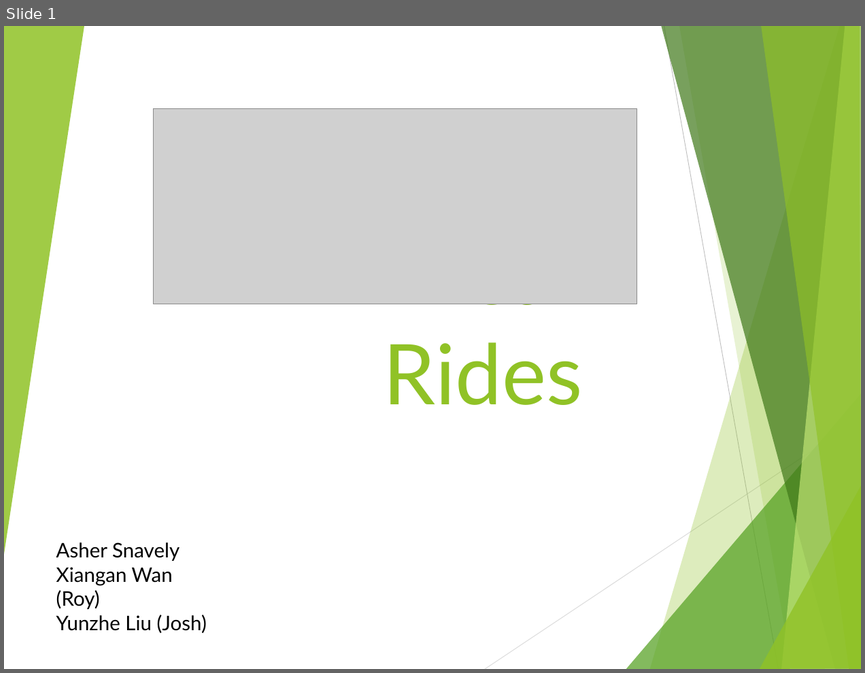
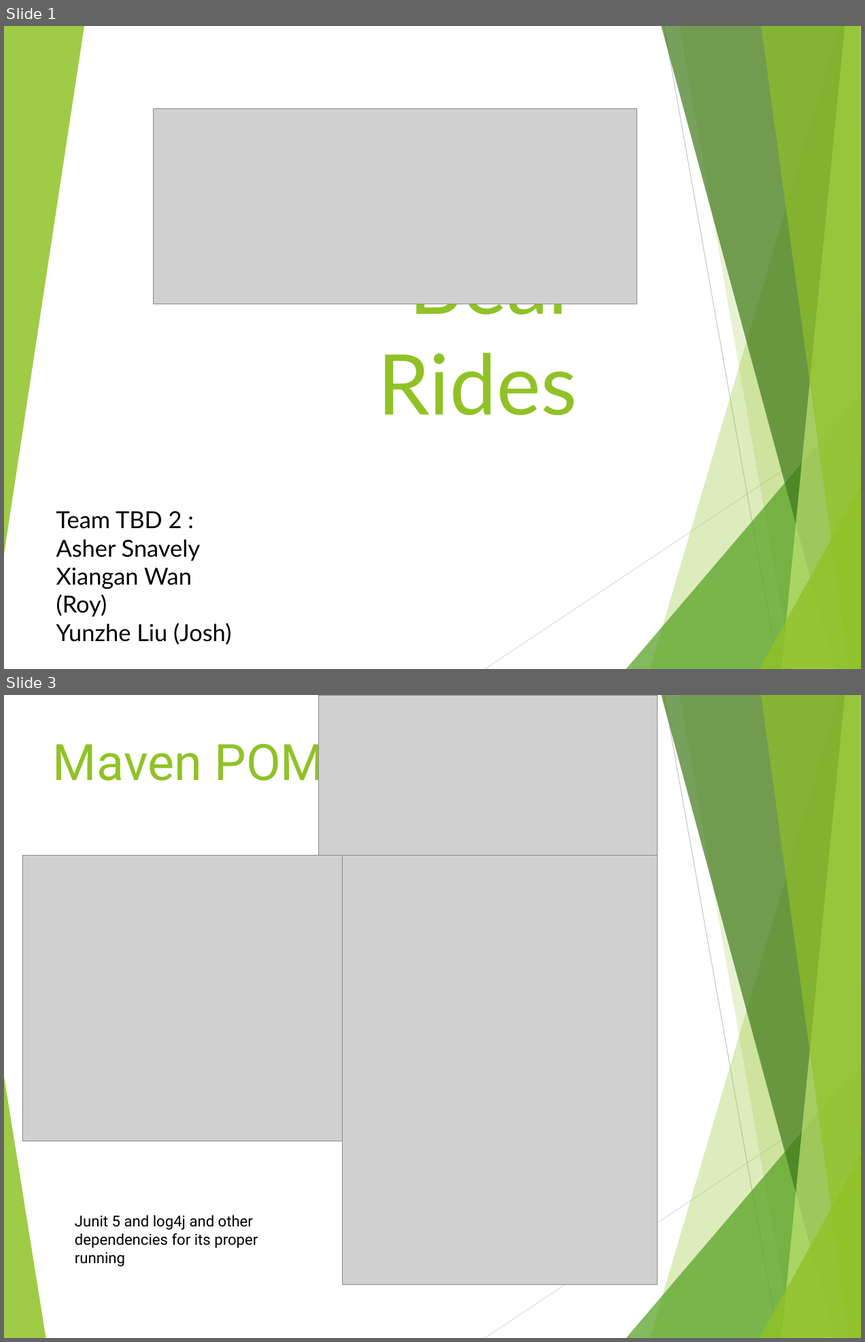
Before and after one commit to Haizhepi/BearRides, a slide deck: Documentation/Iteration3.pptx. Shown one above the other, each under a label of ours: slide 1 before the commit, slides 1 and 3 after it; the slides between them are not shown. The pictures are 865x673 and 865x1342 pixels, drawn with LibreOffice and Linux fonts; fonts in the diff are those of the drawing; grey boxes stand for pictures. Boxes give left, top, right and bottom in pixels: in the first picture for what was removed or moved away, otherwise in the second. Text is boxed around its words. In the diff, an @@ line names an element or a change of style, - is before the commit and + after.

```diff
--- a/Documentation/Iteration3.pptx
+++ b/Documentation/Iteration3.pptx
@@ slide 3 added at [4, 695, 861, 1338], background #FFFFFF; not listed: 9 template elements that a slide beside it also shows @@
@@ picture added at [319, 695, 657, 885] @@
@@ title added at [53, 734, 325, 792], 60 pt, text #90C226 @@
+Maven POM
@@ picture added at [22, 855, 343, 1140] @@
@@ picture added at [342, 855, 657, 1285] @@
@@ freeform shape added at [4, 1071, 46, 1338], fill #90C226 at 85% opacity @@
@@ text added at [75, 1215, 258, 1266], 18 pt, text #000000 @@
+Junit 5 and log4j and other dependencies for its proper running
@@ slide 1 changed as well @@
@@ title "Bear Rides" rewrapped from [383, 303, 585, 405] to [378, 303, 579, 415] @@
@@ text "Team TBD 2 :": place and size @@
-text "Team TBD 2 :" at [56, 542, 207, 633]
+text "Team TBD 2 :" at [56, 511, 231, 644]
@@ text at [56, 511, 182, 529]: paragraph added @@
+Team TBD 2 :
@@ text at [56, 539, 231, 644]: size 24 to 28 pt in "Asher Snavely", "Xiangan Wan (Roy)", "Yunzhe Liu (Josh)" @@
```
Also in this commit, not shown: 8 other slides changed, 7 other slides added, 5 slides removed, 17 other files.
